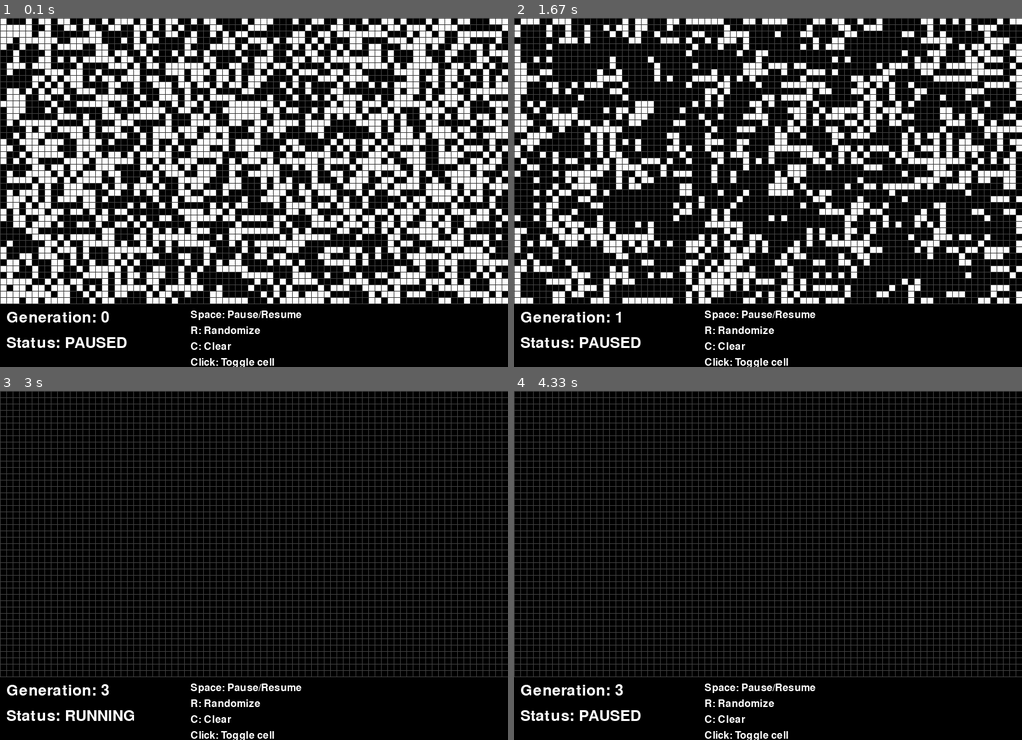
Above: before the commit, frames 1-4 (two rows, left to right).
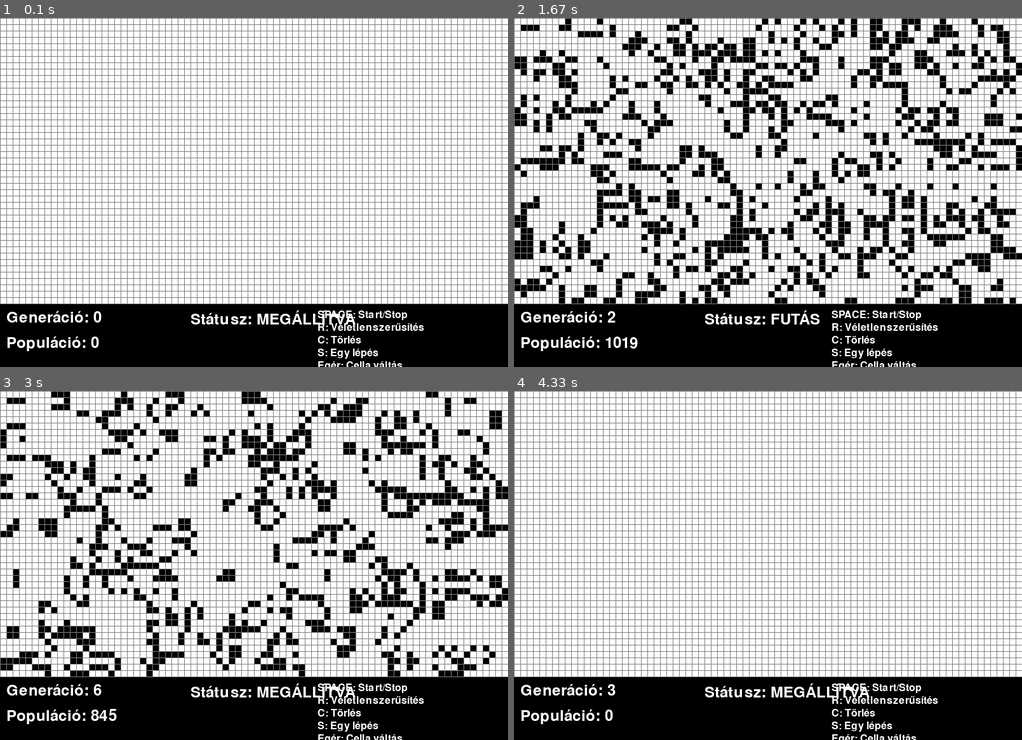
Above: after the commit, the same moments.

Repository: pestiantal1/PJ
Game: pygame game, started from kedd/game-of-life/src/main.py
Same seed, same stepped clock (60 frames per second), same inputs: the game is played once before the commit and once after it.
Inputs (mouse positions are in pixels of both pictures, inside the frame that each line leads up to):
- Up to frame 1 (0.1 s): no input
- Up to frame 2 (1.67 s): tap Space at 0.33, 1.4 s; press the mouse at (813, 101) at 0.7 s; move the mouse to (696, 150) at 0.8 s; release the mouse at (580, 199) at 0.93 s; tap S at 1 s; hold R from 1.33 s (still down)
- Up to frame 3 (3 s): tap Space at 1.7, 1.9, 2.2, 2.4, 2.73 s; release R at 1.8 s; tap C at 1.98 s; tap S at 2.48 s
- Up to frame 4 (4.33 s): tap Space at 3.03, 3.23, 3.53, 3.8, 4.13 s; tap C at 3.32 s; tap S at 3.88 s

The runs differ from the first frame. In frame 1, 52% of the frame differs, in the area x 0-100%, y 0-100%; in frame 2, 56%; in frame 3, 69%; in frame 4, 84%.

Commit message:
game-of-life 2

Diff:
--- a/kedd/game-of-life/src/main.py
+++ b/kedd/game-of-life/src/main.py
@@ -1,19 +1,22 @@
 import pygame
-from model import (
-    Grid,
-    CellStateManager,
-    GenerationManager,
-    InputManager,
-    DrawManager,
-    GameController
-)
+import sys
+
+# Import directly from the standalone model.py file using a specific import
+import importlib.util
+import os
+
+# Get the path to model.py (standalone file)
+model_path = os.path.join(os.path.dirname(__file__), 'model.py')
+spec = importlib.util.spec_from_file_location("model_module", model_path)
+model_module = importlib.util.module_from_spec(spec)
+spec.loader.exec_module(model_module)
+
+Model = model_module.Model
 
 # Initialize Pygame
-# Csak ezután tudjuk elkezdeni használni a pygame parancsokat
 pygame.init()
 
 # Konstans értékek felvétele
-# Game of Life specifikus konstansok
 GRID_WIDTH = 80   # rács szélessége (cellák száma)
 GRID_HEIGHT = 45  # rács magassága (cellák száma)
 CELL_SIZE = 10    # egy cella mérete pixelben
@@ -23,67 +26,127 @@
 SCREEN_HEIGHT = GRID_HEIGHT * CELL_SIZE + 100  # +100 a UI-nak
 
 # Színek
-# A színeket, amiket használunk érdemes így megadni,
-# hogy a kód későbbi része olvashatóbb legyen
 RED = (255, 0, 0)
 GREEN = (0, 255, 0)
 BLUE = (0, 0, 255)
 WHITE = (255, 255, 255)
 BLACK = (0, 0, 0)
-BACKGROUND_COLOR = BLACK
+GRAY = (128, 128, 128)
 
 # Kép frissítési sebesség
-FPS = 60  # Smooth input handling
-GENERATION_FPS = 5  # Generációk másodpercenként
-clock = pygame.time.Clock()
+FPS = 60
+GENERATION_FPS = 5
 
 # Képernyő létrehozása
 screen = pygame.display.set_mode((SCREEN_WIDTH, SCREEN_HEIGHT))
 pygame.display.set_caption("Conway's Game of Life")
+clock = pygame.time.Clock()
 
-class GameOfLife:
-    """Main entry point that initializes all components"""
+# Font inicializálás
+font = pygame.font.Font(None, 36)
+small_font = pygame.font.Font(None, 24)
 
-    def __init__(self):
-        self.screen = screen
+def draw_grid(model):
+    """Rajzolja ki a rácsot és a cellákat"""
+    # Cellák rajzolása
+    for i in range(model.grid.height):
+        for j in range(model.grid.width):
+            color = model.get_cell_color(i, j)
+            rect = pygame.Rect(j * CELL_SIZE, i * CELL_SIZE, CELL_SIZE, CELL_SIZE)
+            pygame.draw.rect(screen, color, rect)
 
-        # Initialize all components following the architecture
-        self.grid = Grid(GRID_WIDTH, GRID_HEIGHT)
-        self.cell_state_manager = CellStateManager(self.grid)
-        self.generation_manager = GenerationManager(self.grid, self.cell_state_manager)
-        self.input_manager = InputManager(self.grid, CELL_SIZE)
-        self.draw_manager = DrawManager(self.screen, self.grid, CELL_SIZE)
-        self.game_controller = GameController(
-            self.generation_manager,
-            self.input_manager,
-            self.draw_manager,
-            fps=GENERATION_FPS
-        )
+    # Rácsvonalak rajzolása
+    for i in range(model.grid.height + 1):
+        pygame.draw.line(screen, GRAY, (0, i * CELL_SIZE), (SCREEN_WIDTH, i * CELL_SIZE))
+    for j in range(model.grid.width + 1):
+        pygame.draw.line(screen, GRAY, (j * CELL_SIZE, 0), (j * CELL_SIZE, model.grid.height * CELL_SIZE))
 
-    def start(self):
-        """Start the game"""
-        print("Conway's Game of Life")
-        print("Vezérlés:")
-        print("- Space: Pause/Resume szimuláció")
-        print("- R: Rács véletlenszerűsítése")
-        print("- C: Rács törlése")
-        print("- Egér kattintás: Cella állapotának váltása")
-        print("- Ablak bezárása: kilépés")
+def draw_ui(model):
+    """Rajzolja ki a felhasználói felületet"""
+    ui_y = GRID_HEIGHT * CELL_SIZE + 10
 
-        # Start with a randomized grid
-        self.grid.randomize()
+    # Generáció és populáció
+    gen_text = font.render(f"Generáció: {model.get_iterations()}", True, WHITE)
+    pop_text = font.render(f"Populáció: {model.get_population()}", True, WHITE)
 
-        # Start the main game loop
-        try:
-            self.game_controller.run()
-        finally:
-            pygame.quit()
+    screen.blit(gen_text, (10, ui_y))
+    screen.blit(pop_text, (10, ui_y + 40))
+
+    # Státusz
+    status = "FUTÁS" if model.is_running else "MEGÁLLÍTVA"
+    status_text = font.render(f"Státusz: {status}", True, WHITE)
+    screen.blit(status_text, (300, ui_y))
+
+    # Vezérlés leírása
+    controls = [
+        "SPACE: Start/Stop",
+        "R: Véletlenszerűsítés",
+        "C: Törlés",
+        "S: Egy lépés",
+        "Egér: Cella váltás"
+    ]
+
+    for i, control in enumerate(controls):
+        control_text = small_font.render(control, True, WHITE)
+        screen.blit(control_text, (500, ui_y + i * 20))
 
 def main():
     """Főprogram belépési pontja"""
-    game = GameOfLife()
-    game.start()
+    model = Model(GRID_WIDTH, GRID_HEIGHT, CELL_SIZE)
 
-# Projekt belépési pontja
+    # Időzítés a generációk automatikus frissítéséhez
+    last_generation_update = 0
+    generation_interval = 1000 // GENERATION_FPS  # milliszekundum
+
+    print("Conway's Game of Life")
+    print("Vezérlés:")
+    print("- SPACE: Szimuláció indítása/megállítása")
+    print("- R: Rács véletlenszerűsítése")
+    print("- C: Rács törlése")
+    print("- S: Egy lépés előre (ha megállítva)")
+    print("- Egér bal gomb: Cella állapotának váltása")
+
+    running = True
+    while running:
+        current_time = pygame.time.get_ticks()
+
+        # Események kezelése
+        mouse_buttons = pygame.mouse.get_pressed()
+
+        for event in pygame.event.get():
+            if event.type == pygame.QUIT:
+                running = False
+
+            elif event.type == pygame.KEYDOWN:
+                if event.key == pygame.K_SPACE:
+                    model.start_stop_simulation()
+                elif event.key == pygame.K_r:
+                    model.randomize()
+                elif event.key == pygame.K_c:
+                    model.reset()
+                elif event.key == pygame.K_s:
+                    model.step()
+
+            elif event.type == pygame.MOUSEBUTTONDOWN:
+                if event.button == 1:  # Bal egérgomb
+                    x, y = pygame.mouse.get_pos()
+                    model.mousedown(x, y, [1])  # [1] = bal egérgomb lenyomva
+
+        # Automatikus generáció frissítés
+        if model.is_running and (current_time - last_generation_update) >= generation_interval:
+            model.next()
+            last_generation_update = current_time
+
+        # Rajzolás
+        screen.fill(BLACK)
+        draw_grid(model)
+        draw_ui(model)
+        pygame.display.flip()
+
+        clock.tick(FPS)
+
+    pygame.quit()
+    sys.exit()
+
 if __name__ == "__main__":
     main()
--- /dev/null
+++ b/kedd/game-of-life/src/model.py
@@ -0,0 +1,234 @@
+import random
+
+class Cell:
+    """
+    Egy cella a négyzetrácson, ami számon tartja a szomszédai számát és hogy életbe van-e.
+    Képes meghatározni a következő generációban életben lesz-e vagy nem
+    """
+    def __init__(self):
+        self.isAlive = False
+        self.neighbors_count = 0
+
+    def set_alive(self, alive):
+        """Beállítja a cella állapotát"""
+        self.isAlive = alive
+
+    def set_neighbors_count(self, count):
+        """Beállítja a szomszédok számát"""
+        self.neighbors_count = count
+
+    def next(self):
+        """
+        Lépteti a cellát a következő generációba: kiszámolja a szomszédai száma alapján, hogy mi lesz a sorsa
+        Visszatér 1-el ha életben van, 0-val ha nem él
+        """
+        if self.isAlive:
+            # Élő cella szabályai
+            if self.neighbors_count < 2:  # Alulnépesedés
+                return 0
+            elif self.neighbors_count in [2, 3]:  # Túlélés
+                return 1
+            else:  # Túlnépesedés (neighbors_count > 3)
+                return 0
+        else:
+            # Halott cella szabályai
+            if self.neighbors_count == 3:  # Újraszületés
+                return 1
+            else:
+                return 0
+
+    def get_color(self):
+        """
+        Visszatér egy RGB kóddal: fekete, ha él és fehér ha nem
+        """
+        return (0, 0, 0) if self.isAlive else (255, 255, 255)
+
+class Grid:
+    """
+    Reprezentálja a négyzetrácsot, amin a szimuláció fut egy listák listájaként,
+    számon tartja a populációt, iterációk számát és a négyzetrács méretét.
+    Frissíti a cellák szomszédainak számát és lépteti a szimulációt
+    Számon tartja hányadik generációban vagyunk.
+    Beállítja az előkészítő fázisban a cellák állapotát.
+    """
+    def __init__(self, w: int, h: int):
+        self.width = w
+        self.height = h
+        self.cells = [[Cell() for _ in range(w)] for _ in range(h)]
+        self.population = 0
+        self.iterations = 0
+
+    def turn_cell_alive(self, i: int, j: int):
+        """
+        Életre kelti az (i,j) pozícióban lévő cellát
+        """
+        if 0 <= i < self.height and 0 <= j < self.width:
+            if not self.cells[i][j].isAlive:
+                self.cells[i][j].set_alive(True)
+                self.population += 1
+
+    def turn_cell_dead(self, i: int, j: int):
+        """
+        Halottra állítja az (i,j) pozícióban lévő cellát
+        """
+        if 0 <= i < self.height and 0 <= j < self.width:
+            if self.cells[i][j].isAlive:
+                self.cells[i][j].set_alive(False)
+                self.population -= 1
+
+    def _count_neighbors(self, i: int, j: int):
+        """Megszámolja az élő szomszédokat egy adott pozíció körül"""
+        count = 0
+        for di in [-1, 0, 1]:
+            for dj in [-1, 0, 1]:
+                if di == 0 and dj == 0:  # Saját maga kihagyása
+                    continue
+                ni, nj = i + di, j + dj
+                if 0 <= ni < self.height and 0 <= nj < self.width:
+                    if self.cells[ni][nj].isAlive:
+                        count += 1
+        return count
+
+    def next(self):
+        """
+        Léptet 1 generációt a szimuláción
+        """
+        # Szomszédok kiszámítása minden cellára
+        for i in range(self.height):
+            for j in range(self.width):
+                neighbors = self._count_neighbors(i, j)
+                self.cells[i][j].neighbors_count = neighbors
+
+        # Cellák frissítése az előbb kiszámított szomszéd adatok alapján
+        new_population = 0
+        for i in range(self.height):
+            for j in range(self.width):
+                new_state = self.cells[i][j].next()
+                self.cells[i][j].set_alive(bool(new_state))
+                if new_state:
+                    new_population += 1
+
+        self.population = new_population
+        self.iterations += 1
+
+    def get_cell_color(self, i: int, j: int):
+        """
+        Visszatér az (i,j) pozícióban megtalálható színével
+        """
+        if 0 <= i < self.height and 0 <= j < self.width:
+            return self.cells[i][j].get_color()
+        return (255, 255, 255)  # Fehér alapértelmezett szín
+
+    def reset(self):
+        """
+        Letörli a rácsot és visszaállítja a populációt 0-ra
+        """
+        for i in range(self.height):
+            for j in range(self.width):
+                self.cells[i][j].set_alive(False)
+        self.population = 0
+        self.iterations = 0
+
+    def randomize(self):
+        """Véletlenszerűsíti a rácsot"""
+        self.reset()
+        for i in range(self.height):
+            for j in range(self.width):
+                if random.random() < 0.3:  # 30% esély az életben maradásra
+                    self.turn_cell_alive(i, j)
+
+class Model:
+    """
+    Összefoglalja a modelt
+    Tartalmazza a rácsot és azt, hogy a szimuláció fut-e.
+    Kezeli az előkészítő kattintásokat és a szimuláció futtatását
+    """
+    def __init__(self, w, h, cell_size=10):
+        self.grid = Grid(w, h)
+        self.is_running = False
+        self.placing_cells = True  # True = cellát rak le, False = cellát szed fel
+        self.cell_size = cell_size
+
+    def mousedown(self, x, y, mouse_buttons_down):
+        """
+        Kezeli az egér lenyomást.
+        Kiszűri, ha érvénytelen kattintás történik
+        (éppen fut szimuláció vagy kintre kattintás a játéktérről).
+        Eldönti, hogy éppen lerak vagy felszed a játékos cellákat és frissíti ez alapján a rácsot.
+        """
+        # Ha fut a szimuláció, nem engedélyezünk kattintást
+        if self.is_running:
+            return
+
+        # Koordináták átváltása rács koordinátákra
+        grid_x = x // self.cell_size
+        grid_y = y // self.cell_size
+
+        # Határok ellenőrzése
+        if (0 <= grid_y < self.grid.height and
+            0 <= grid_x < self.grid.width):
+
+            # Bal egérgomb: cella lerakás/felvétel váltogatása
+            if 1 in mouse_buttons_down:  # Bal egérgomb
+                cell_is_alive = self.grid.cells[grid_y][grid_x].isAlive
+
+                if cell_is_alive:
+                    self.grid.turn_cell_dead(grid_y, grid_x)
+                    self.placing_cells = False
+                else:
+                    self.grid.turn_cell_alive(grid_y, grid_x)
+                    self.placing_cells = True
+
+    def start_stop_simulation(self):
+        """
+        Megállítja vagy elindítja a szimulációt
+        """
+        self.is_running = not self.is_running
+
+    def reset(self):
+        """
+        Ha a szimuláció nem fut visszaállítja a változókat kezdő állapotba
+        """
+        if not self.is_running:
+            self.grid.reset()
+
+    def get_population(self):
+        """
+        Visszaadja a jelenlegi populációt
+        """
+        return self.grid.population
+
+    def get_iterations(self):
+        """
+        Visszaadja hányadik iterációban vagyunk
+        """
+        return self.grid.iterations
+
+    def next(self):
+        """
+        Lépteti a szimulációt, ha nincs több élő cella leállítja
+        """
+        if self.is_running:
+            self.grid.next()
+
+            # Ha nincs több élő cella, leállítjuk a szimulációt
+            if self.grid.population == 0:
+                self.is_running = False
+
+    def step(self):
+        """
+        Léptet 1-et a szimuláción, ha éppen nem fut és van élő cella a rácson
+        """
+        if not self.is_running and self.grid.population > 0:
+            self.grid.next()
+
+    def get_cell_color(self, i, j):
+        """
+        Visszaadja a paraméterként megadott cella színét
+        """
+        return self.grid.get_cell_color(i, j)
+
+    def randomize(self):
+        """Véletlenszerűsíti a rácsot, ha nem fut a szimuláció"""
+        if not self.is_running:
+            self.grid.randomize()
